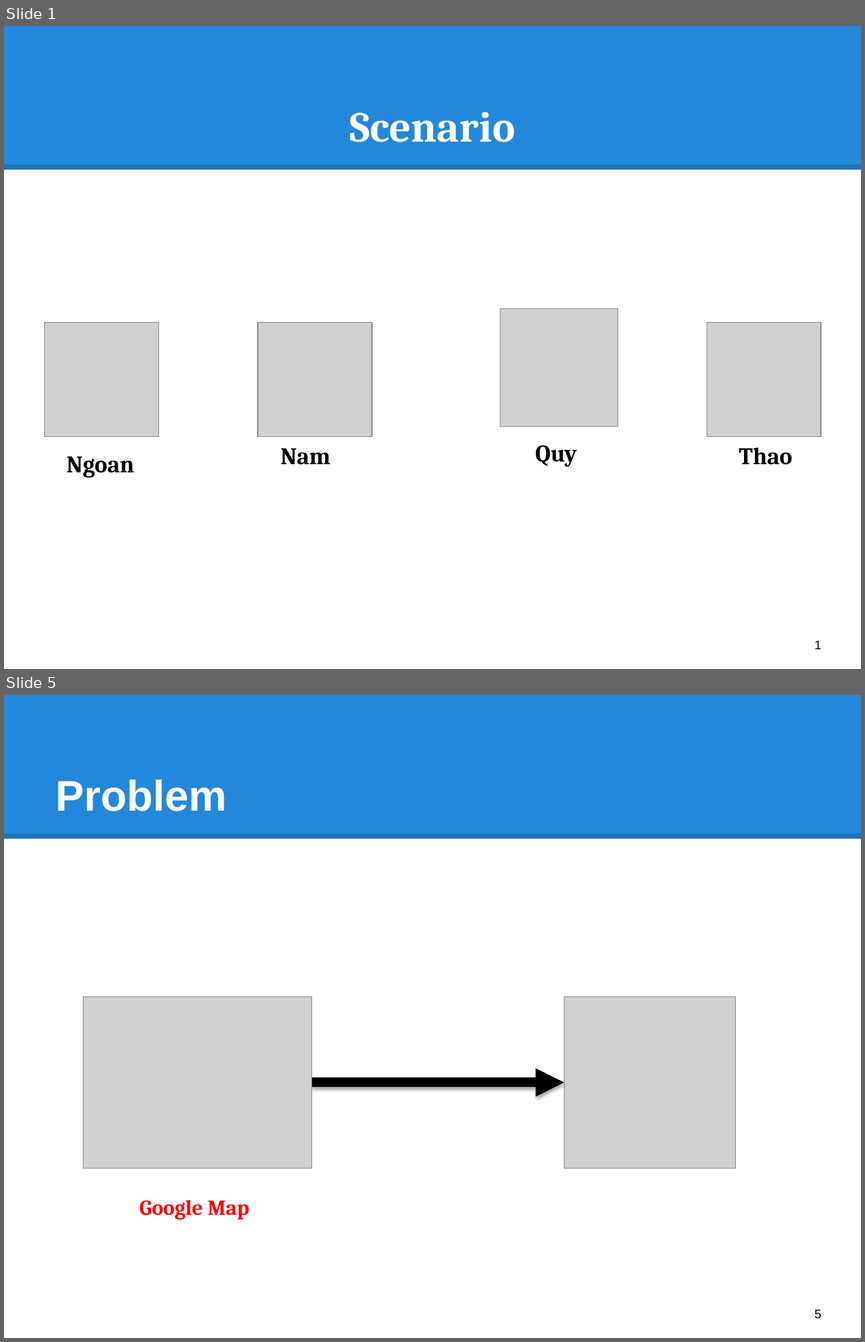
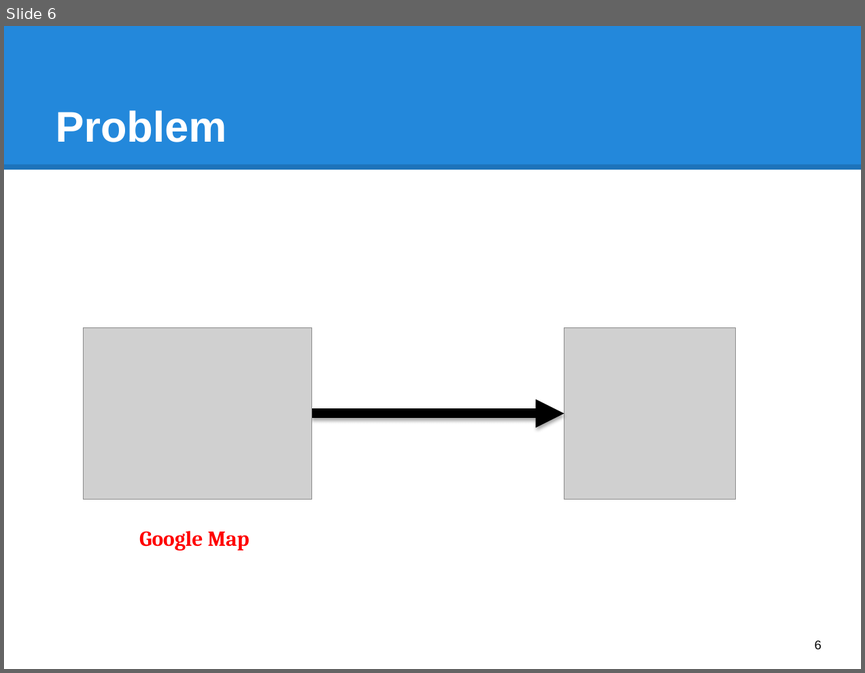
Before and after one commit to hqt/street-router, a slide deck: Document/presentation/search_motorbike.pptx. Shown one above the other, each under a label of ours: slides 1 and 5 before the commit, slide 6 after it; the slides between them are not shown. The pictures are 865x1342 and 865x673 pixels, drawn with LibreOffice and Linux fonts; fonts in the diff are those of the drawing; grey boxes stand for pictures. Boxes give left, top, right and bottom in pixels: in the first picture for what was removed or moved away, otherwise in the second. Text is boxed around its words. In the diff, an @@ line names an element or a change of style, - is before the commit and + after.

```diff
--- a/Document/presentation/search_motorbike.pptx
+++ b/Document/presentation/search_motorbike.pptx
@@ slide 1 removed at box(4, 26, 861, 669), background #FFFFFF; not listed: 2 template elements that a slide beside it also shows @@
@@ title removed at box(349, 112, 515, 142) @@
-Scenario
@@ picture removed at box(500, 309, 617, 426) @@
@@ picture removed at box(44, 322, 158, 437) @@
@@ picture removed at box(258, 322, 372, 437) @@
@@ picture removed at box(706, 322, 821, 437) @@
@@ text removed at box(281, 448, 331, 465) @@
-Nam
@@ text removed at box(535, 445, 577, 467) @@
-Quy
@@ text removed at box(738, 447, 792, 465) @@
-Thao
@@ text removed at box(67, 456, 135, 478) @@
-Ngoan
@@ page number removed at box(815, 640, 821, 649) @@
-1
@@ what was slide 5 is now slide 6 @@
@@ page number at box(815, 640, 821, 649): text changed @@
-5
+6
```
Also in this commit, not shown: 2 slides changed, 3 slides added, 1 other slide removed.
